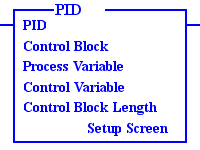
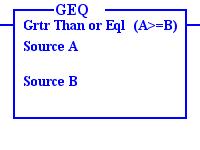
Layered file, before and after one edit (200x150). Changes by layer:
painted on "Title" over bbox(55, 4, 88, 18)
painted on "Body" over bbox(23, 20, 177, 136)
showed "Medium Frame" over bbox(15, 9, 185, 119)
hid "Large Frame" over bbox(13, 9, 187, 143)
